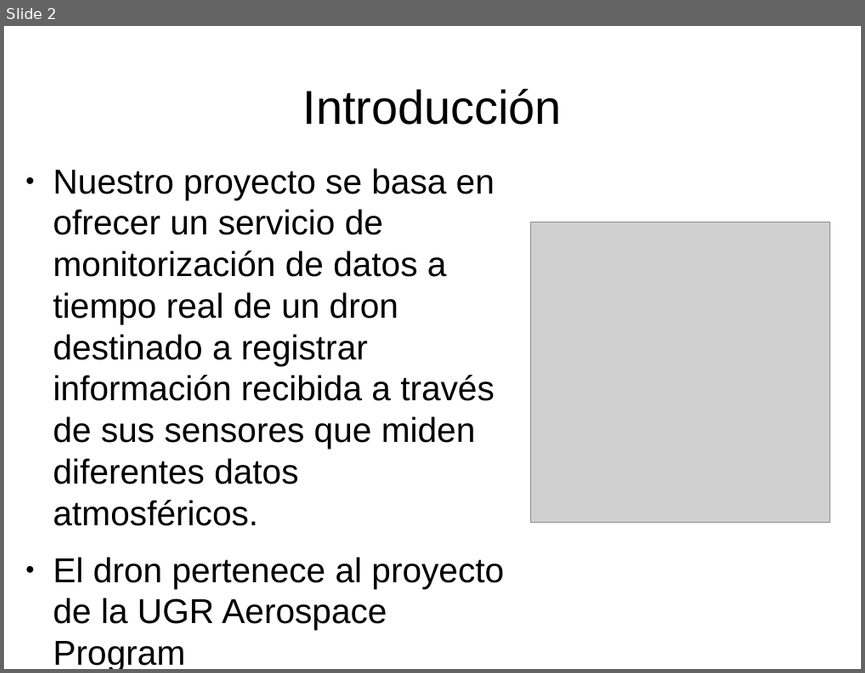
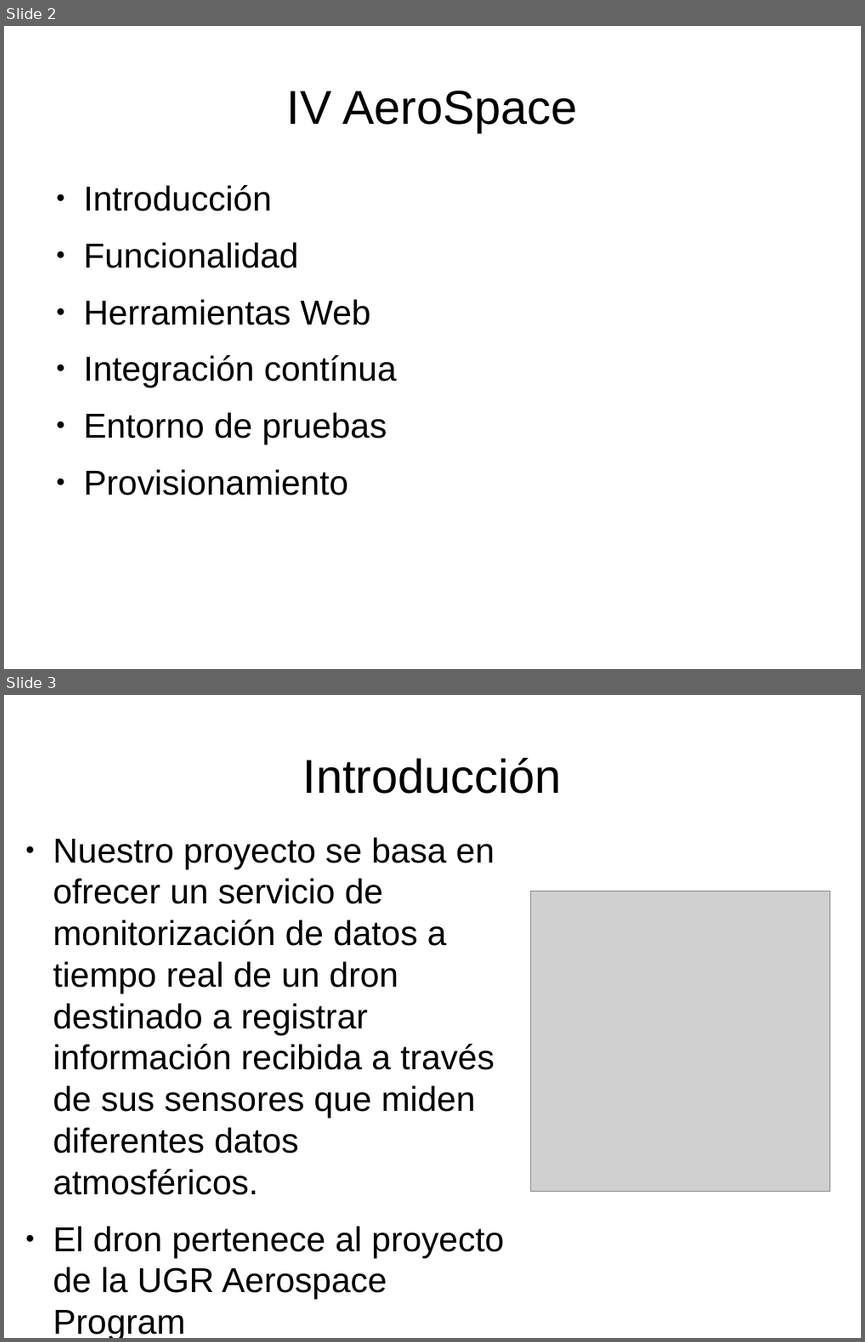
Before and after one commit to juanfranrv/PresentacionIV, a slide deck: presentacion.odp. Shown one above the other, each under a label of ours: slide 2 before the commit, slides 2 and 3 after it. The pictures are 865x673 and 865x1342 pixels, drawn with LibreOffice and Linux fonts; fonts in the diff are those of the drawing; grey boxes stand for pictures. Boxes give left, top, right and bottom in pixels: in the first picture for what was removed or moved away, otherwise in the second. Text is boxed around its words. In the diff, an @@ line names an element or a change of style, - is before the commit and + after.

```diff
--- a/presentacion.odp
+++ b/presentacion.odp
@@ slide 2 added at [4, 26, 861, 669], background #FFFFFF @@
@@ title added at [287, 91, 577, 132], 44 pt, text #000000 @@
+IV AeroSpace
@@ text added at [84, 185, 397, 495], 32 pt, text #000000 @@
+● Introducción
+● Funcionalidad
+● Herramientas Web
+● Integración contínua
+● Entorno de pruebas
+● Provisionamiento
@@ what was slide 2 is now slide 3 @@
```
Also in this commit, not shown: 1 slide changed, 1 other slide added.
